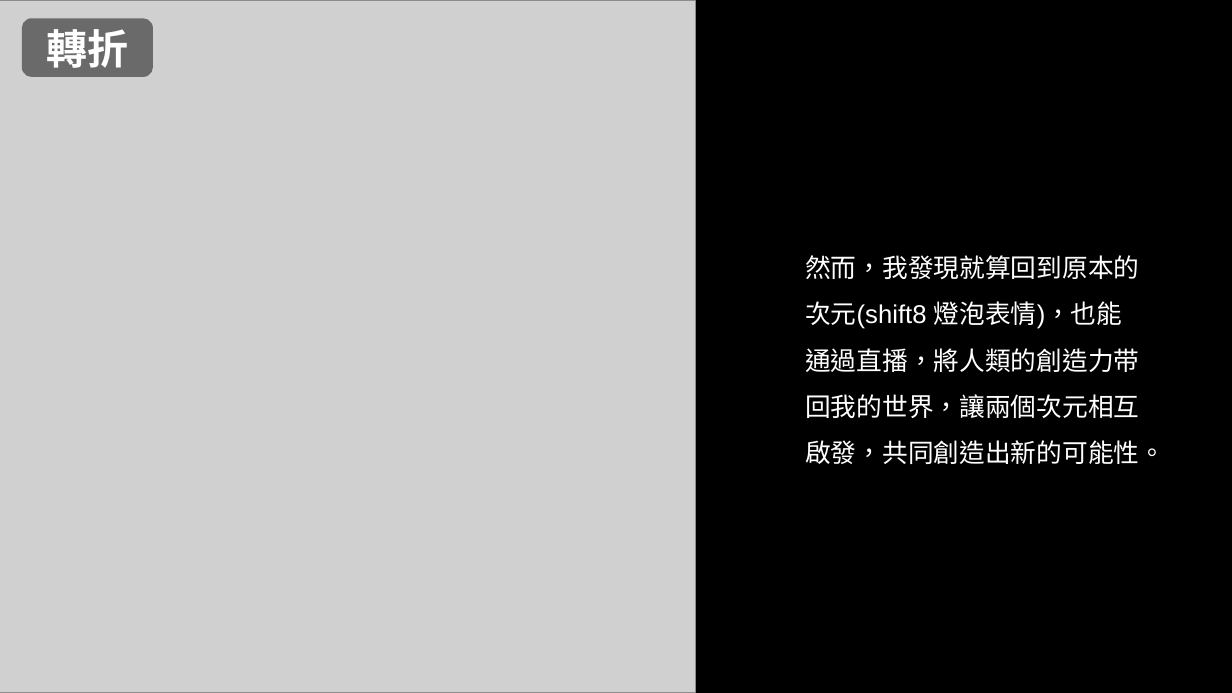
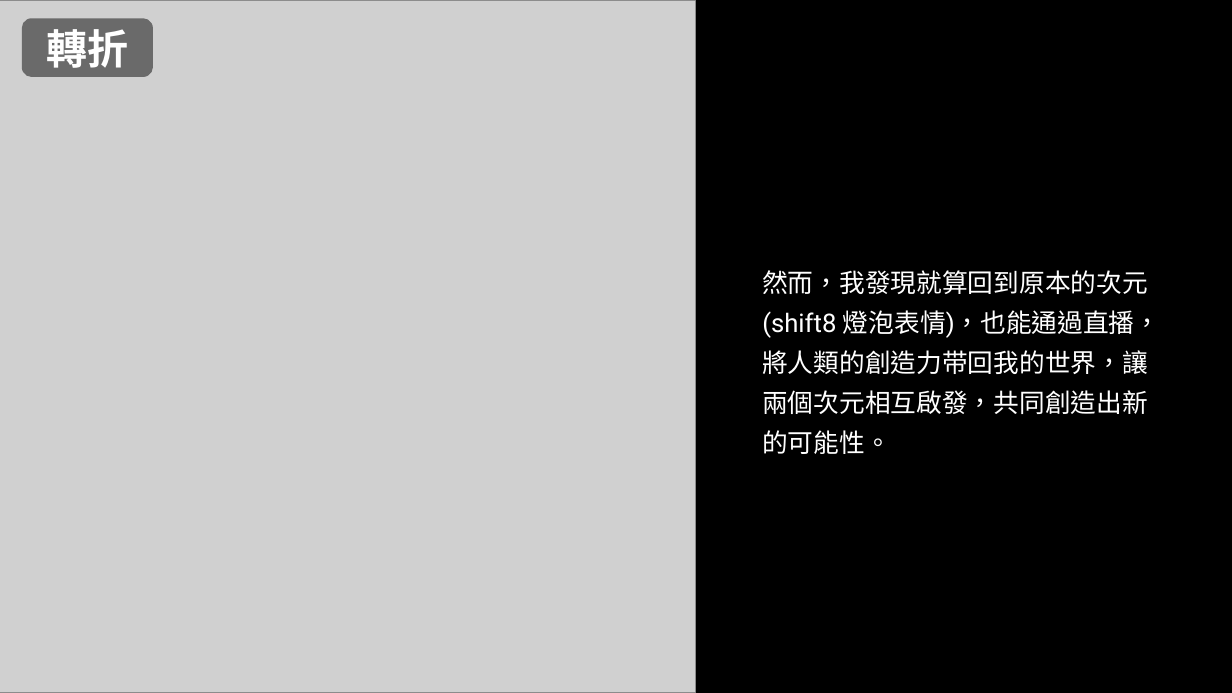
Before and after one commit to CornuDev/ca2024f, a slide deck: slide 7 of hw01.pptx. Drawn at 1232x693 pixels with LibreOffice and Linux fonts; fonts in the diff are those of the drawing; grey boxes stand for pictures. Boxes give left, top, right and bottom in pixels: in the first picture for what was removed or moved away, otherwise in the second. Text is boxed around its words. In the diff, an @@ line names an element or a change of style, - is before the commit and + after.

```diff
--- a/hw01.pptx
+++ b/hw01.pptx
@@ text "然而，我發現就算回到原本的次元(shift8 燈泡表情)，也能通過直播，將人類的創造力带回我的世界，讓兩個次元相互啟發， ...": place and size @@
-text "然而，我發現就算回到原本的次元(shift8 燈泡表情)，也能通過直播，將人類的創造力带回我的世界，讓兩個次元相互啟發， ..." at [805, 255, 1165, 464]
+text "然而，我發現就算回到原本的次元(shift8 燈泡表情)，也能通過直播，將人類的創造力带回我的世界，讓兩個次元相互啟發， ..." at [762, 270, 1160, 454]
@@ text "然而，我發現就算回到原本的次元(shift8 燈泡表情)，也能通過直播，將人類的創造力带回我的世界，讓兩個次元相互啟發， ..." at [762, 270, 1160, 454]: font Arial to Roboto; line spacing 1.5 to 1.3; more space between paragraphs @@
```
Also in this commit, not shown: 7 other slides changed, 1 other file.
